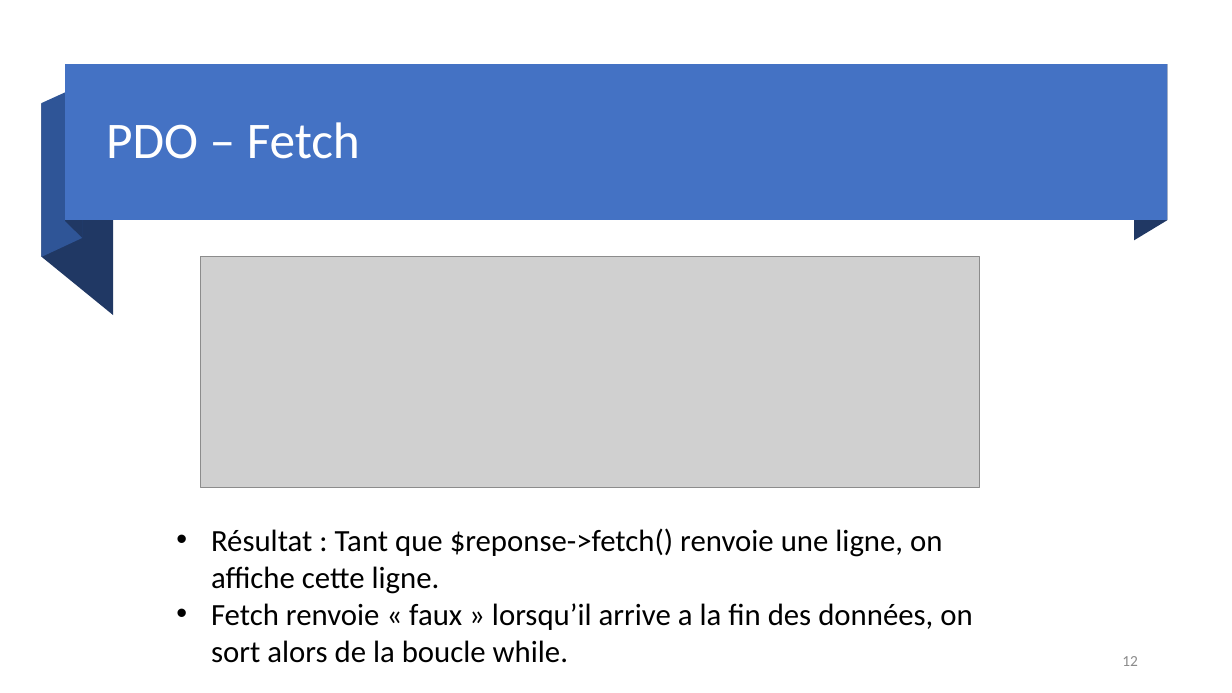
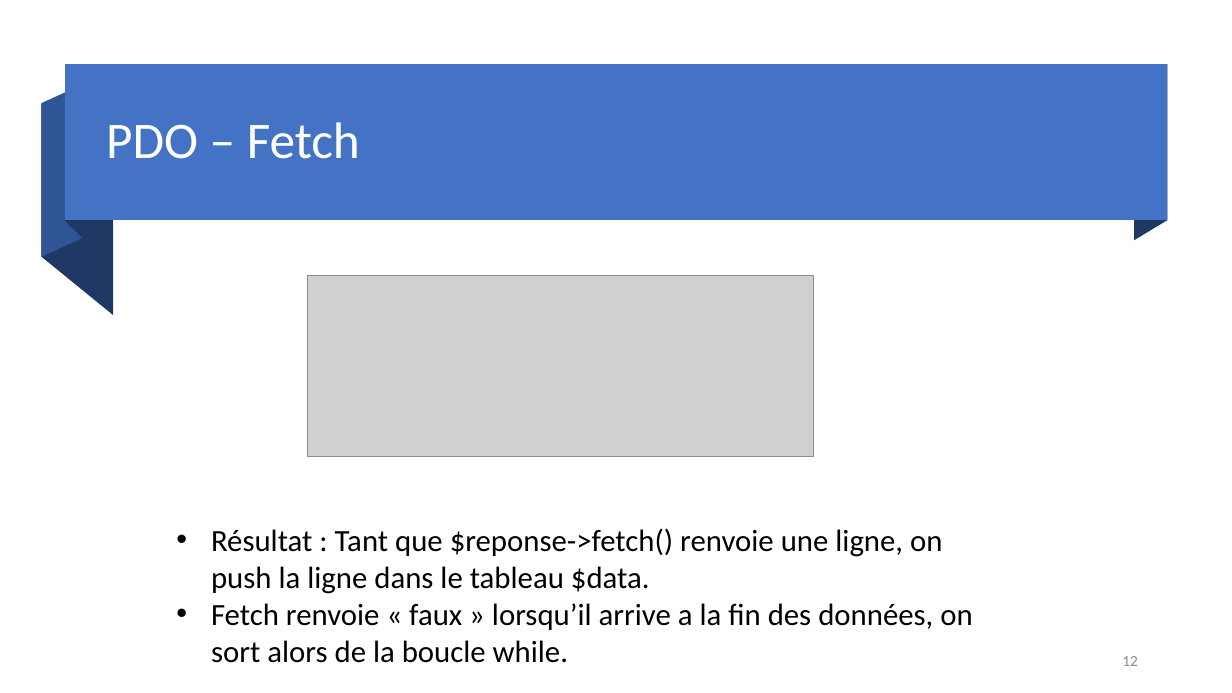
Before and after one commit to DylanMielot/FormationFormateur, a slide deck: slide 12 of Formation de formateur.pptx. Drawn at 1232x693 pixels with LibreOffice and Linux fonts; fonts in the diff are those of the drawing; grey boxes stand for pictures. Boxes give left, top, right and bottom in pixels: in the first picture for what was removed or moved away, otherwise in the second. Text is boxed around its words. In the diff, an @@ line names an element or a change of style, - is before the commit and + after.

```diff
--- a/Formation de formateur.pptx
+++ b/Formation de formateur.pptx
@@ picture resized from (x1=201, y1=257, x2=980, y2=487) to (x1=308, y1=275, x2=814, y2=457) @@
@@ text at (x1=211, y1=528, x2=942, y2=594): text changed @@
-• Résultat : Tant que $reponse->fetch() renvoie une ligne, on affiche cette ligne.
+• Résultat : Tant que $reponse->fetch() renvoie une ligne, on push la ligne dans le tableau $data.
```
Also in this commit, not shown: 5 other slides changed, 1 slide added.
